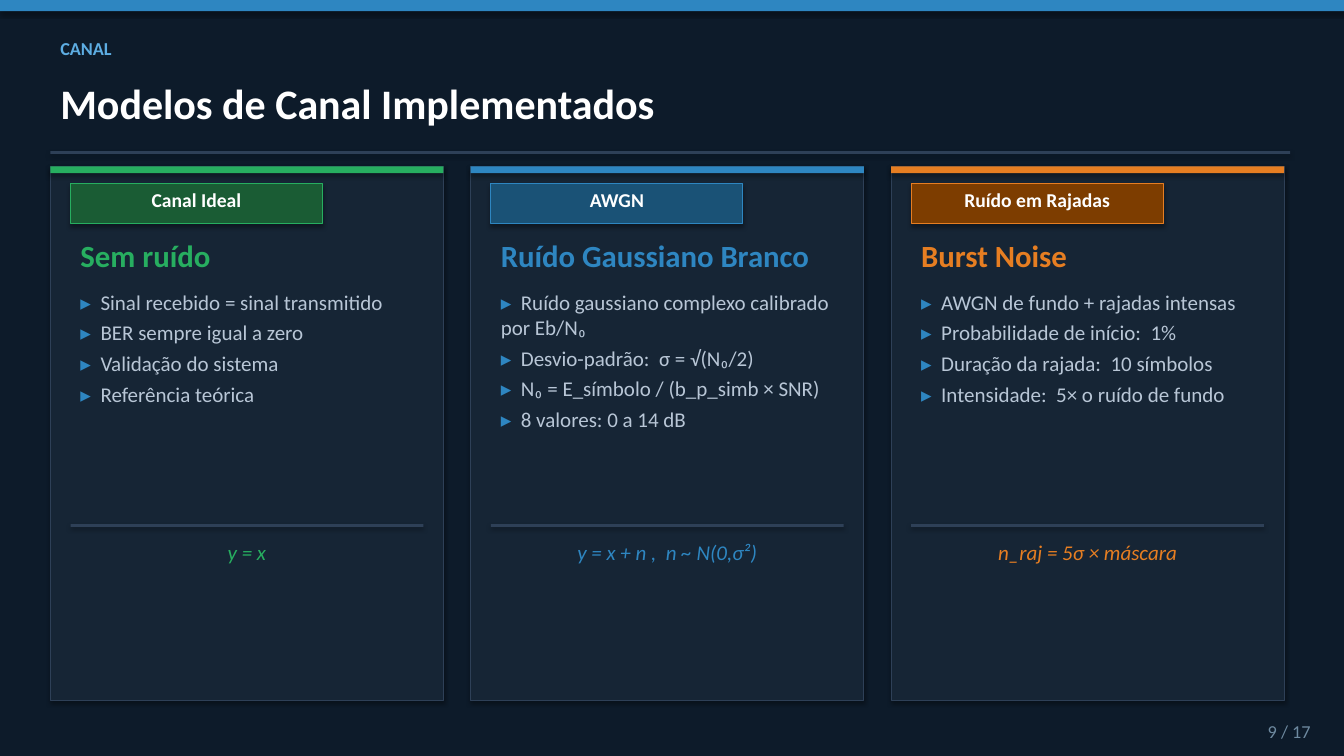
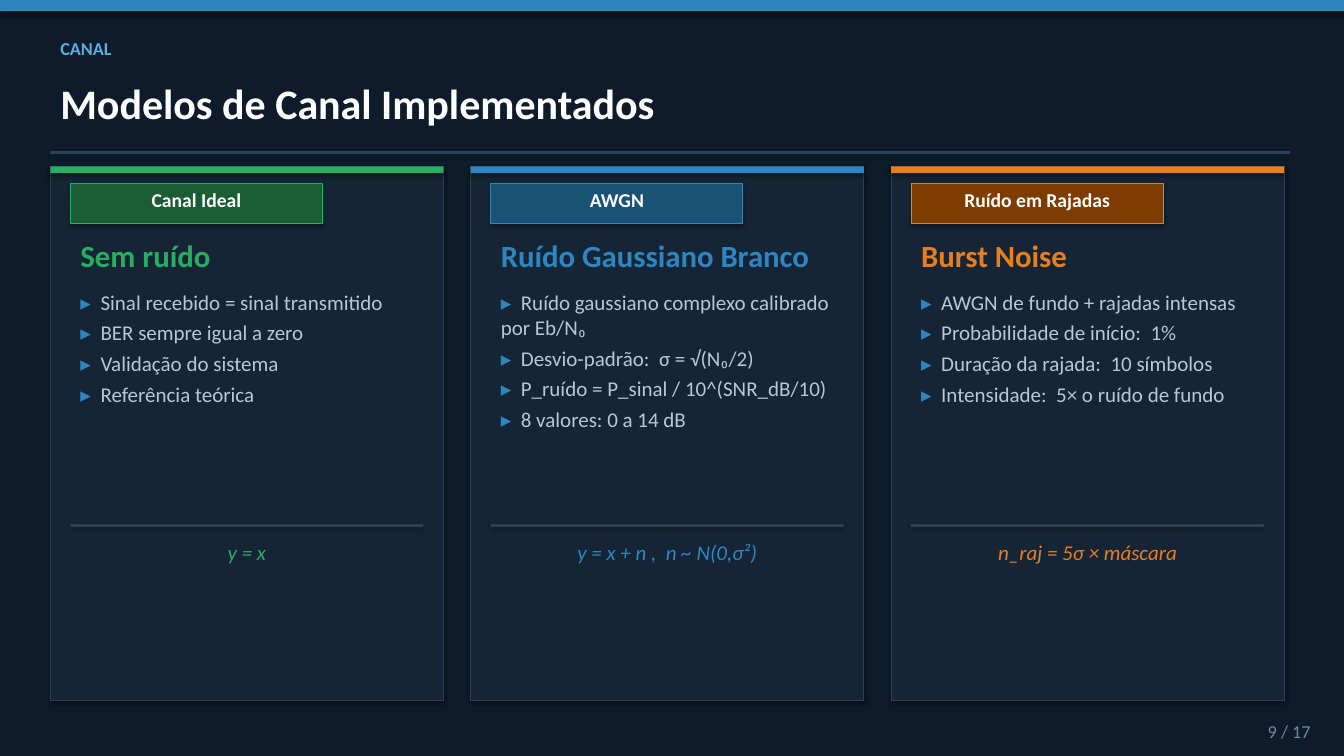
Before and after one commit to T10SAM/Simulador-de-Transmissao-Digital, a slide deck: slide 9 of Apresentação.pptx. Drawn at 1344x756 pixels with LibreOffice and Linux fonts; fonts in the diff are those of the drawing. Boxes give left, top, right and bottom in pixels: in the first picture for what was removed or moved away, otherwise in the second. Text is boxed around its words. In the diff, an @@ line names an element or a change of style, - is before the commit and + after.

```diff
--- a/Apresentação.pptx
+++ b/Apresentação.pptx
@@ text at (521, 381, 826, 399): text changed @@
-▸ N₀ = E_símbolo / (b_p_simb × SNR)
+▸ P_ruído = P_sinal / 10^(SNR_dB/10)
```
Also in this commit, not shown: 9 other slides changed, 14 other files.
